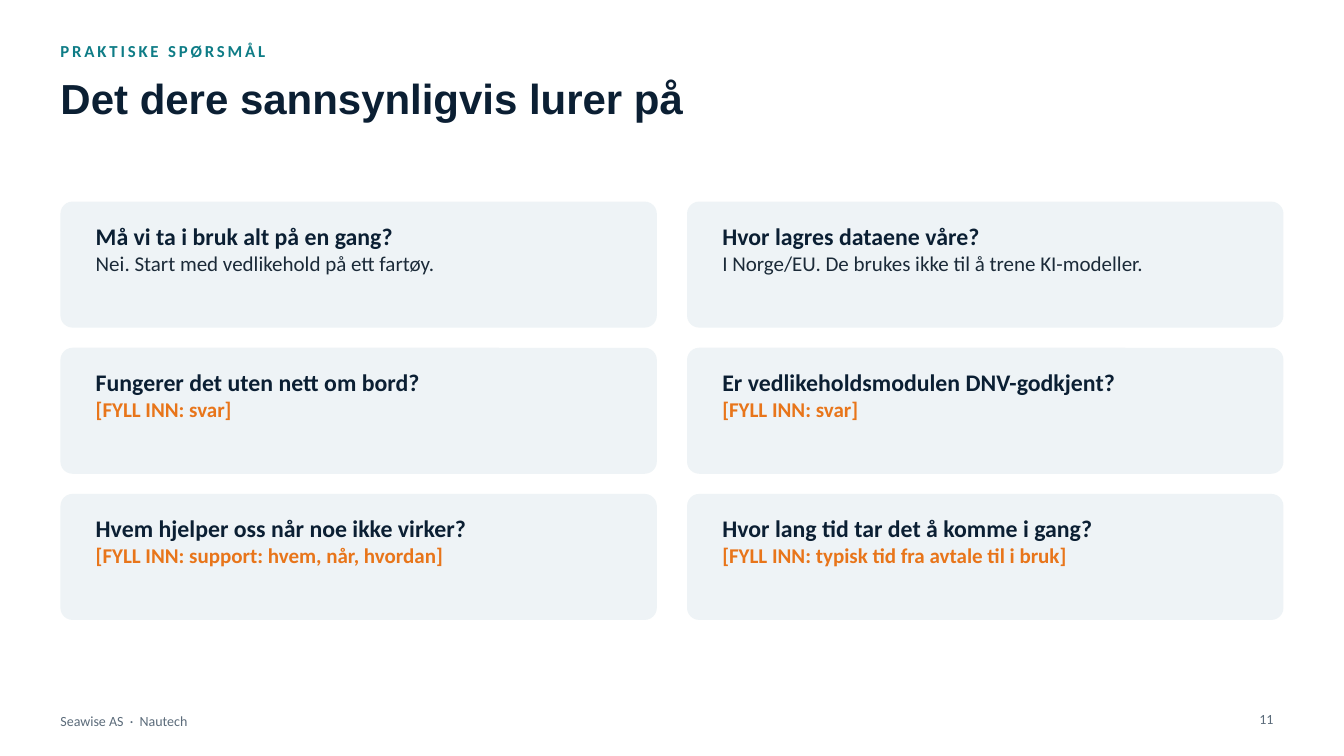
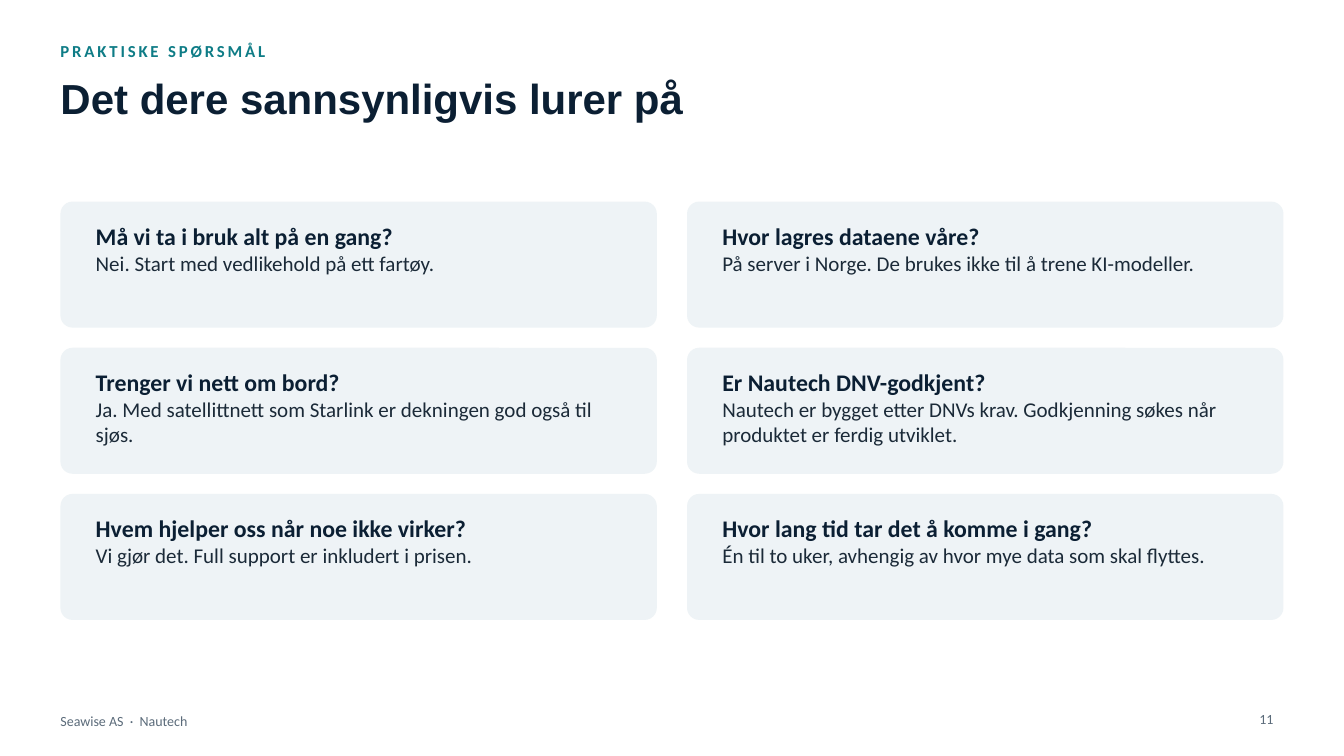
Before and after one commit to akopperstad/Claude, a slide deck: slide 11 of presentasjoner/Nautech - Kundepresentasjon v2.pptx. Drawn at 1344x756 pixels with LibreOffice and Linux fonts; fonts in the diff are those of the drawing. Boxes give left, top, right and bottom in pixels: in the first picture for what was removed or moved away, otherwise in the second. Text is boxed around its words. In the diff, an @@ line names an element or a change of style, - is before the commit and + after.

```diff
--- a/presentasjoner/Nautech - Kundepresentasjon v2.pptx
+++ b/presentasjoner/Nautech - Kundepresentasjon v2.pptx
@@ text at <box>722,256,1193,275</box>: text changed @@
-I Norge/EU. De brukes ikke til å trene KI-modeller.
+På server i Norge. De brukes ikke til å trene KI-modeller.
@@ text at <box>96,374,592,446</box>: text changed; size 17 to 15 pt; text colour #0B1F33 to #1B2A38; bold off @@
-Fungerer det uten nett om bord?
-[FYLL INN: svar]
+Trenger vi nett om bord?
+Ja. Med satellittnett som Starlink er dekningen god også til sjøs.
@@ text at <box>722,374,1216,446</box>: text changed; size 17 to 15 pt; text colour #0B1F33 to #1B2A38; bold off @@
-Er vedlikeholdsmodulen DNV-godkjent?
-[FYLL INN: svar]
+Er Nautech DNV-godkjent?
+Nautech er bygget etter DNVs krav. Godkjenning søkes når produktet er ferdig utviklet.
@@ text at <box>96,548,472,567</box>: text changed; text colour #E8751A to #1B2A38; bold off @@
-[FYLL INN: support: hvem, når, hvordan]
+Vi gjør det. Full support er inkludert i prisen.
@@ text at <box>722,546,1205,567</box>: text changed; text colour #E8751A to #1B2A38; bold off @@
-[FYLL INN: typisk tid fra avtale til i bruk]
+Én til to uker, avhengig av hvor mye data som skal flyttes.
```
Also in this commit, not shown: 4 other slides changed, 1 other file.
